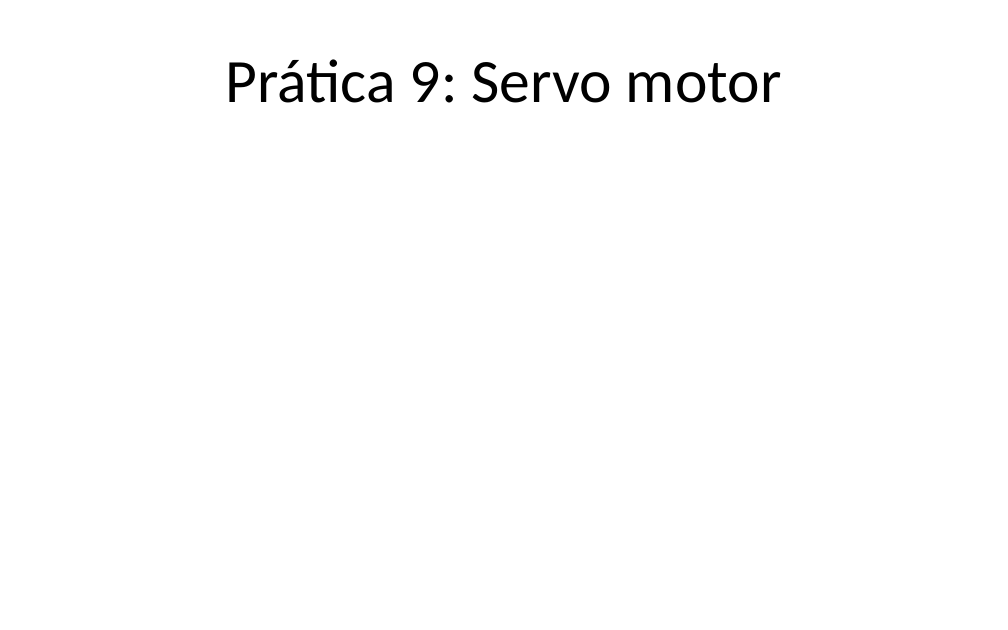
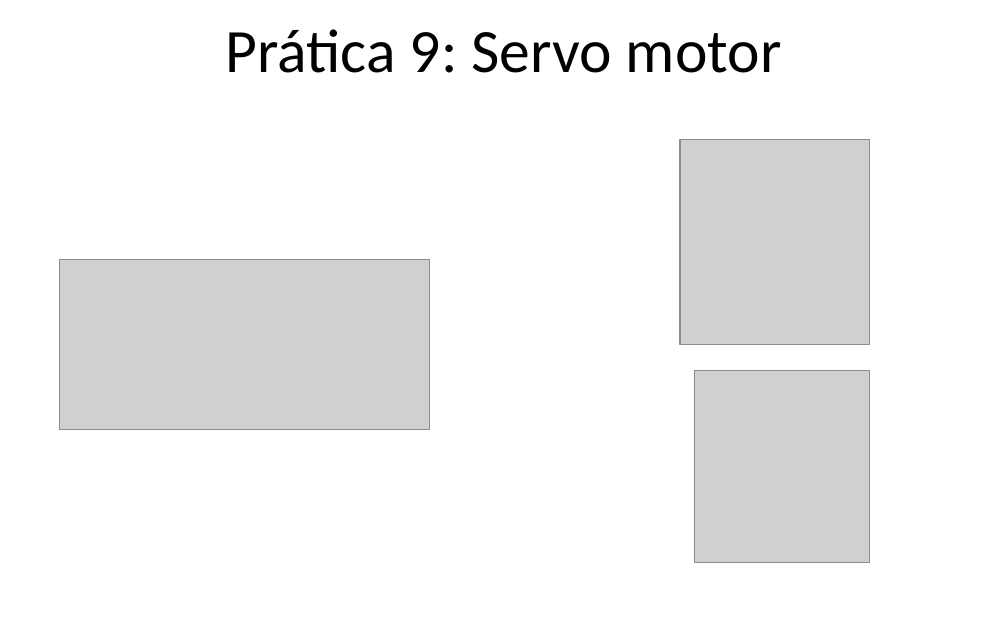
Before and after one commit to Gabrielgps25/Voluntariado-Arduino-Alpha, a slide deck: slide 34 of apresentacaoDeApoioArduinoIVoluntarios.pptx. Drawn at 1008x630 pixels with LibreOffice and Linux fonts; fonts in the diff are those of the drawing; grey boxes stand for pictures. Boxes give left, top, right and bottom in pixels: in the first picture for what was removed or moved away, otherwise in the second. Text is boxed around its words. In the diff, an @@ line names an element or a change of style, - is before the commit and + after.

Commit message:
Melhora ppt e adiciona pratica do servoMotor

```diff
--- a/apresentacaoDeApoioArduinoIVoluntarios.pptx
+++ b/apresentacaoDeApoioArduinoIVoluntarios.pptx
@@ title "Prática 9: Servo motor": place and size @@
-title "Prática 9: Servo motor" at (226,59,782,103)
+title "Prática 9: Servo motor" at (226,29,782,73)
@@ picture added at (680,139,870,345) @@
@@ picture added at (59,259,429,429) @@
@@ picture added at (695,371,870,563) @@
```
Also in this commit, not shown: 20 other slides changed, 3 slides added, 2 other files.
